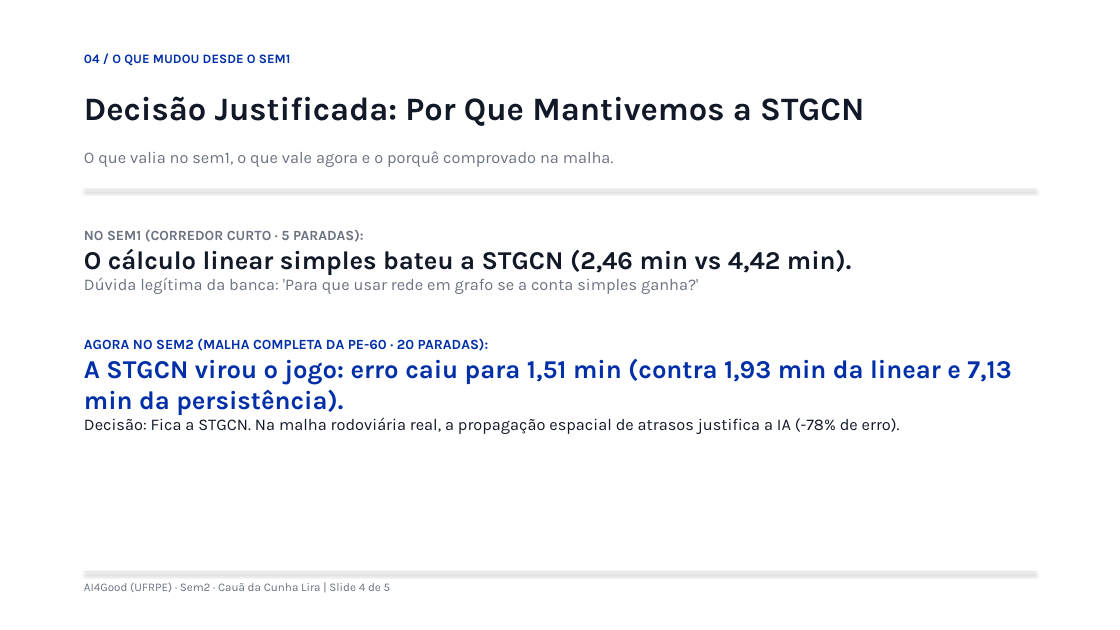
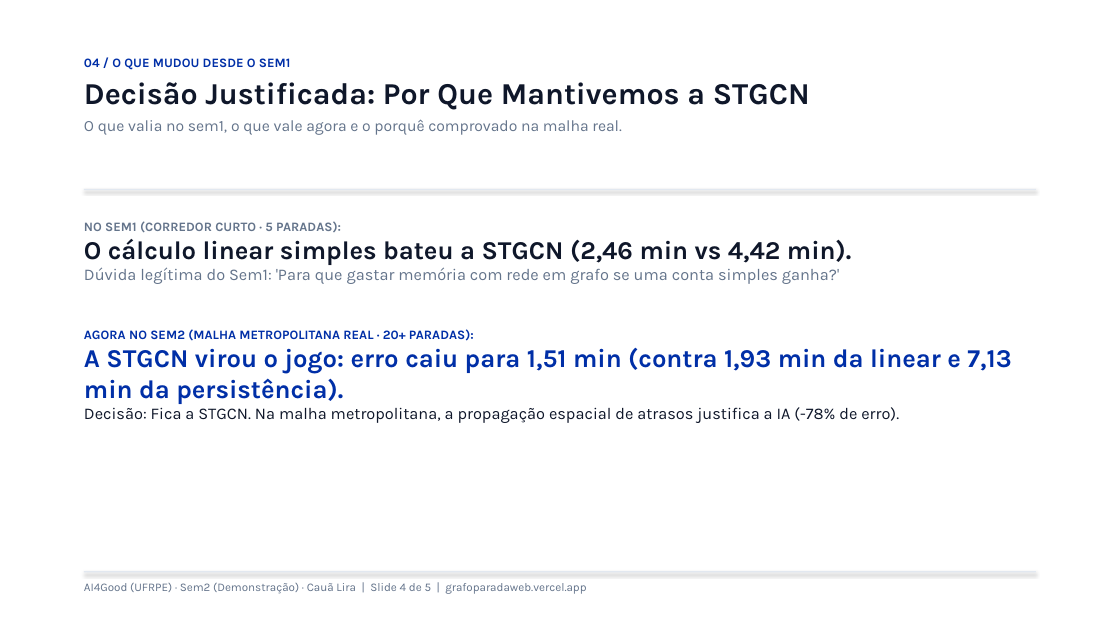
Before and after one commit to lira-labs/workspace, a slide deck: slide 4 of code/grafoparada_web/GrafoParada_Seminario2_CauaLira.pptx. Drawn at 1120x630 pixels with LibreOffice and Linux fonts; fonts in the diff are those of the drawing. Boxes give left, top, right and bottom in pixels: in the first picture for what was removed or moved away, otherwise in the second. Text is boxed around its words. In the diff, an @@ line names an element or a change of style, - is before the commit and + after.

Commit message:
feat(sem2): integrar 400 linhas reais GTFS CTM, eliminar foco em 199/178 e corrigir layout PPTX

```diff
--- a/code/grafoparada_web/GrafoParada_Seminario2_CauaLira.pptx
+++ b/code/grafoparada_web/GrafoParada_Seminario2_CauaLira.pptx
@@ text at bbox=[84, 58, 291, 70]: more space between paragraphs @@
@@ text at bbox=[84, 82, 810, 135]: paragraphs added @@
+Decisão Justificada: Por Que Mantivemos a STGCN
+O que valia no sem1, o que vale agora e o porquê comprovado na malha real.
@@ text removed at bbox=[84, 96, 864, 126] @@
-Decisão Justificada: Por Que Mantivemos a STGCN
@@ text removed at bbox=[84, 151, 614, 167] @@
-O que valia no sem1, o que vale agora e o porquê comprovado na malha.
@@ text at bbox=[84, 221, 851, 265]: size 12 to 11 pt, text colour #6B7280 to #64748B in "NO SEM1 (CORREDOR CURTO · 5 PARADAS):"; text colour #111827 to #0F172A in "O cálculo linear simples bateu a STGCN ..." @@
@@ text "NO SEM1 (CORREDOR CURTO · ...": place and size @@
-text "NO SEM1 (CORREDOR CURTO · ..." at bbox=[84, 229, 1011, 434]
+text "NO SEM1 (CORREDOR CURTO · ..." at bbox=[84, 221, 1011, 423]
@@ text at bbox=[84, 267, 839, 341]: text changed; text colour #6B7280 to #64748B @@
-Dúvida legítima da banca: 'Para que usar rede em grafo se a conta simples ganha?'
-AGORA NO SEM2 (MALHA COMPLETA DA PE-60 · 20 PARADAS):
+Dúvida legítima do Sem1: 'Para que gastar memória com rede em grafo se uma conta simples ganha?'
+AGORA NO SEM2 (MALHA METROPOLITANA REAL · 20+ PARADAS):
@@ text at bbox=[84, 407, 899, 423]: text changed; text colour #111827 to #0F172A @@
-Decisão: Fica a STGCN. Na malha rodoviária real, a propagação espacial de atrasos justifica a IA (-78% de erro).
+Decisão: Fica a STGCN. Na malha metropolitana, a propagação espacial de atrasos justifica a IA (-78% de erro).
@@ text at bbox=[84, 583, 586, 594]: text changed; text colour #6B7280 to #64748B @@
-AI4Good (UFRPE) · Sem2 · Cauã da Cunha Lira | Slide 4 de 5
+AI4Good (UFRPE) · Sem2 (Demonstração) · Cauã Lira | Slide 4 de 5 | grafoparadaweb.vercel.app
```
Also in this commit, not shown: 4 other slides changed, 22 other files.
